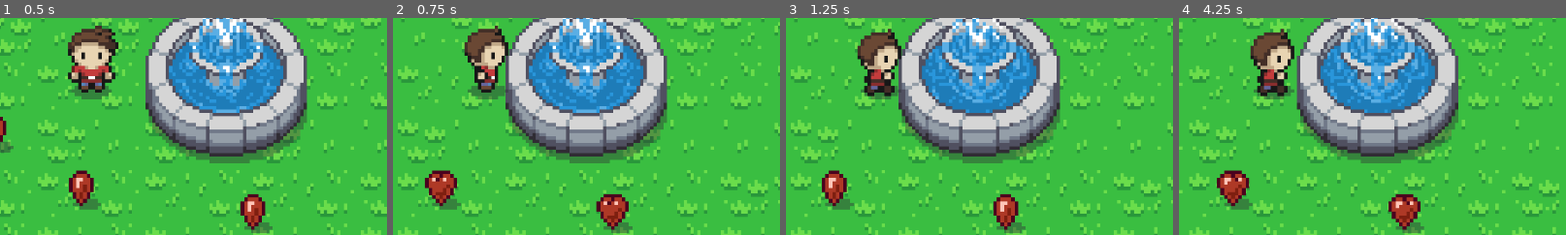
Above: before the commit, frames 1-4 (left to right).
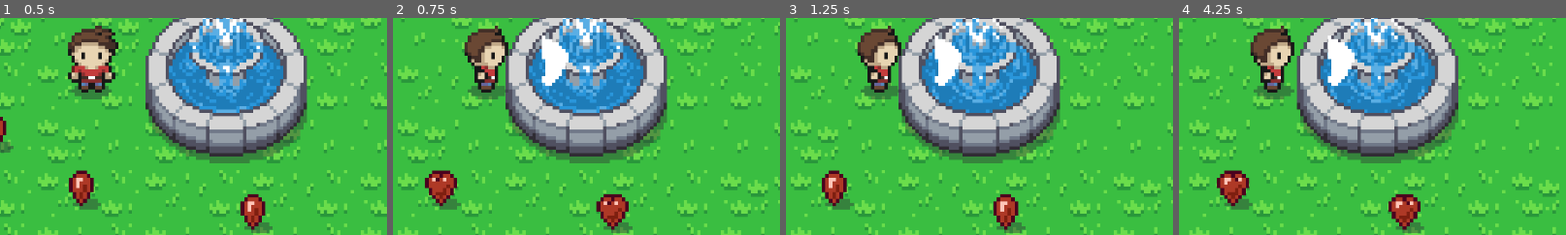
Above: after the commit, the same moments.

Repository: danielathome19/Game-Design-I
Game: Godot game, scene res://topdown.tscn
Same seed, same stepped clock (60 frames per second), same inputs: the game is played once before the commit and once after it. This scene is started directly instead of the project's main scene.
Inputs (mouse positions are % of the whole screen's width and height, from its top left):
- Up to frame 1 (0.5 s): no input
- Up to frame 2 (0.75 s): move the mouse to (72, 45) at 0.52 s; hold Right (ui_right) from 0.53 s (still down); tap Keypad Enter (ui_accept) at 0.6 s; click (72, 45) at 0.67 s
- Up to frame 3 (1.25 s): keep holding Right (ui_right); tap Keypad Enter (ui_accept) at 0.77, 1.07 s
- Up to frame 4 (4.25 s): release Right (ui_right) at 1.25 s; drag from (30, 55) to (9, 62) at 1.27 s; move the mouse to (60, 28) at 2.02 s; hold Left (ui_left) 2.03-2.75 s; tap Keypad Enter (ui_accept) at 2.1, 3.6, 3.77, 4.07 s; drag from (45, 70) to (35, 18) at 2.77 s; move the mouse to (80, 65) at 3.52 s; hold Right (ui_right) from 3.53 s (still down)
The pictures show only the part of the screen within x 38-88%, y 41-90%; the shares and areas given below are measured in that part.

Frame 1 is identical in both runs. In frame 2, 1.1% of the frame differs, in the area x 38-46%, y 8-32%; in frame 3, 2.8%, in the area x 18-46%, y 3-37%; in frame 4, 2.8%.

Commit message:
Update 11/21

Diff:
--- a/TDplayer.gd
+++ b/TDplayer.gd
@@ -5,20 +5,41 @@
 # const JUMP_VELOCITY = -400.0
 const MAX_OBTAINABLE_HEALTH = 400.0
 
+enum STATES { IDLE=0, DEAD, DAMAGED, ATTACKING, CHARGING }
+
 @export var data = {
 	"max_health": 60.0,  # 20hp per heart; 5 per fraction
 	"health": 60.0,      # Min 60 Max 400
 	"money": 0,
+	"state": STATES.IDLE,
 	"secondaries": [],
 }
 
 var inertia = Vector2()
 var look_direction = Vector2.DOWN  # (0, 1)
+var attack_direction = Vector2.DOWN
+var animation_lock = 0.0  # Lock player while playing attack animation
 
+var slash_scene = preload("res://entities/attacks/slash.tscn")
 var menu_scene = preload("res://my_gui.tscn")
 var menu_instance = null
 
 @onready var p_HUD = get_tree().get_first_node_in_group("HUD")
+
+func get_direction_name():
+	return ["right", "down", "left", "up"][
+		int(round(look_direction.angle() * 2 / PI)) % 4
+	]
+
+func attack():
+	data.state = STATES.ATTACKING
+	$AnimatedSprite2D.play("swipe_" + get_direction_name())
+	attack_direction = look_direction
+	var slash = slash_scene.instantiate()
+	slash.position = attack_direction * 20.0
+	slash.rotation = Vector2().angle_to_point(-attack_direction)
+	add_child(slash)
+	animation_lock = 0.2
 
 func pickup_money(value):
 	data.money += value
@@ -49,6 +70,10 @@
 	move_and_slide()
 	inertia = inertia.move_toward(Vector2(), delta * 1000.0)
 
+	if data.state != STATES.DEAD:
+		if Input.is_action_just_pressed("ui_accept"):
+			attack()
+
 	if Input.is_action_just_pressed("ui_cancel"):
 		menu_instance.show()
 		get_tree().paused = true
--- a/tdplayer.tscn
+++ b/tdplayer.tscn
@@ -371,9 +371,7 @@
 
 [node name="AnimatedSprite2D" type="AnimatedSprite2D" parent="."]
 sprite_frames = SubResource("SpriteFrames_f1ynw")
-animation = &"swipe_charge"
-frame = 11
-frame_progress = 1.0
+animation = &"swipe_right"
 
 [node name="Camera2D" type="Camera2D" parent="."]
 zoom = Vector2(5, 5)
